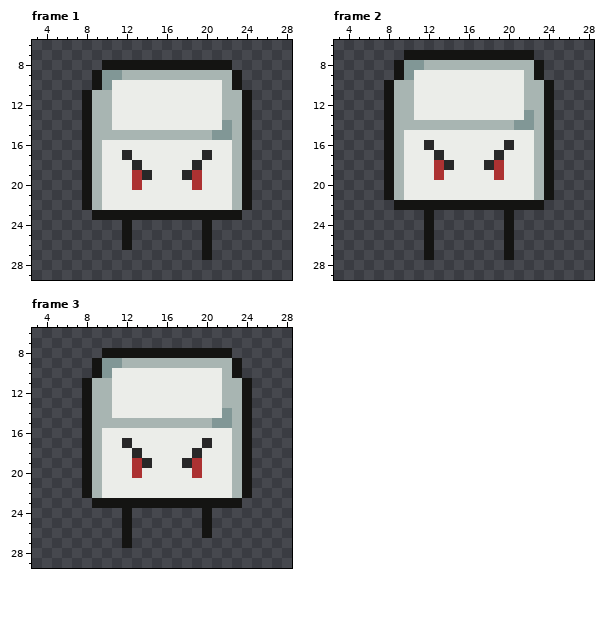
Two versions of one pixel-art file, Enemies/Enemy.aseprite. The picture above was drawn from the file before the commit.
32x32 pixels, 4 frames. Shown: frame 1: x 3..28, y 6..29; frame 2: x 3..28, y 6..29; frame 3: x 3..28, y 6..29. The commit also changed other frames, which this record leaves out.
After:
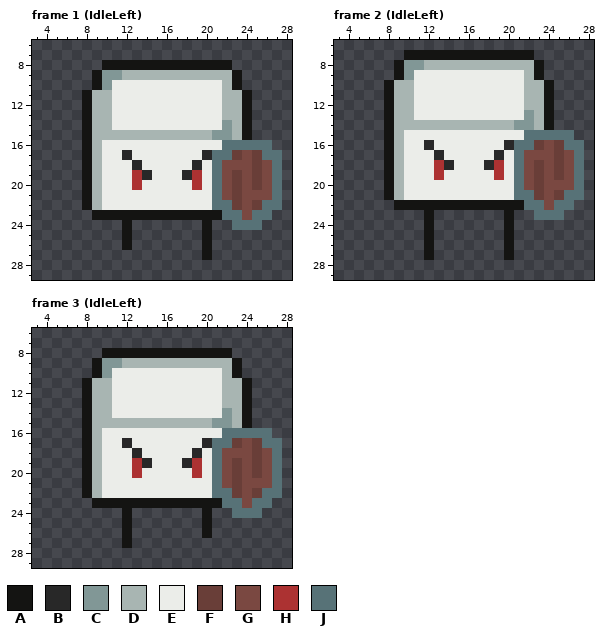
Palette (. is transparent): A #141412  B #282828  C #819796  D #a8b5b2  E #ebede9  F #693e38  G #7a4841  H #ac3232  J #577277
Author's note on the commit: worked on enemy, added camera shake
Changes in this commit:
layer "Shield" now shown
--- frame 1 (IdleLeft), layer "Shield"
@@ x 19..28 @@
 15 DDCCDA....
-16 EEEEDA....
-17 EBEEDA....
-18 BEEEDA....
-19 HEEEDA....
-20 HEEEDA....
-21 EEEEDA....
-22 EEEEDA....
-23 AAAAA.....
-24 .A........
+16 EEEJJJJJ..
+17 EBJJFGFJJ.
+18 BEJGGGFGJ.
+19 HEJGFGFGJ.
+20 HEJGFGFGJ.
+21 EEJGFGGGJ.
+22 EEJJFGFJJ.
+23 AAAJJGJJ..
+24 .A..JJJ...
 25 .A........
--- frame 2 (IdleLeft), layer "Shield"
@@ x 19..28 @@
 14 DDCCDA....
-15 EEEEDA....
-16 EBEEDA....
-17 BEEEDA....
-18 HEEEDA....
-19 HEEEDA....
-20 EEEEDA....
-21 EEEEDA....
-22 AAAAA.....
-23 .A........
+15 EEEJJJJJ..
+16 EBJJFGFJJ.
+17 BEJGGGFGJ.
+18 HEJGFGFGJ.
+19 HEJGFGFGJ.
+20 EEJGFGGGJ.
+21 EEJJFGFJJ.
+22 AAAJJGJJ..
+23 .A..JJJ...
 24 .A........
--- frame 3 (IdleLeft), layer "Shield": the same change as frame 1 (IdleLeft)
